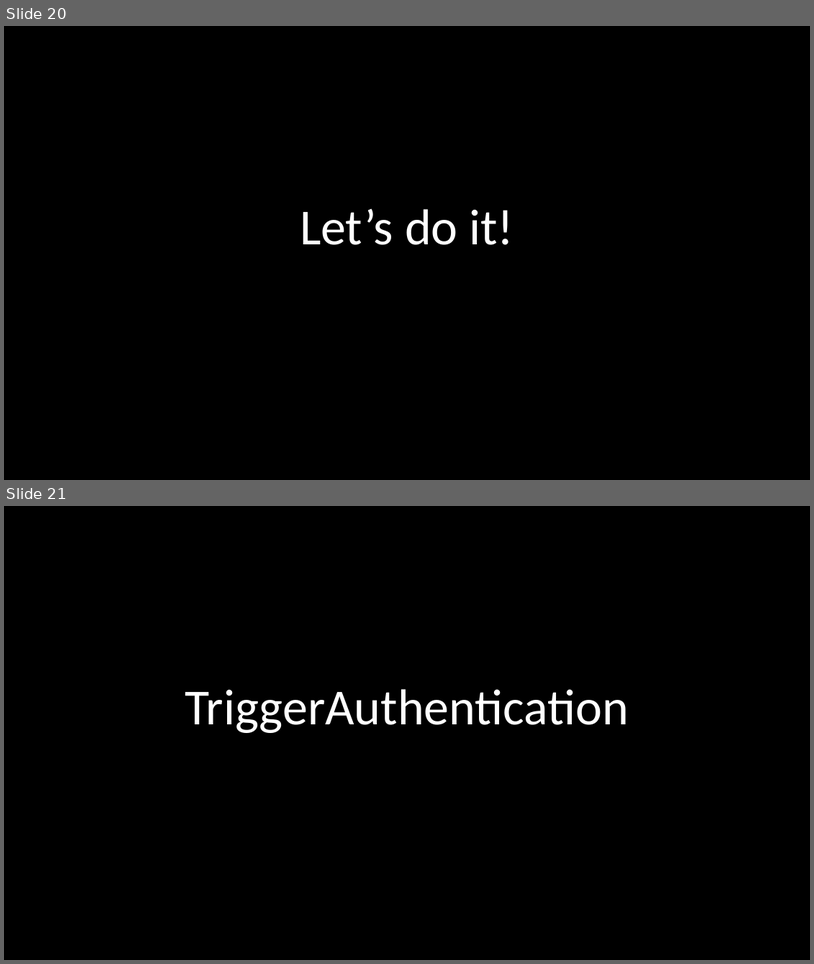
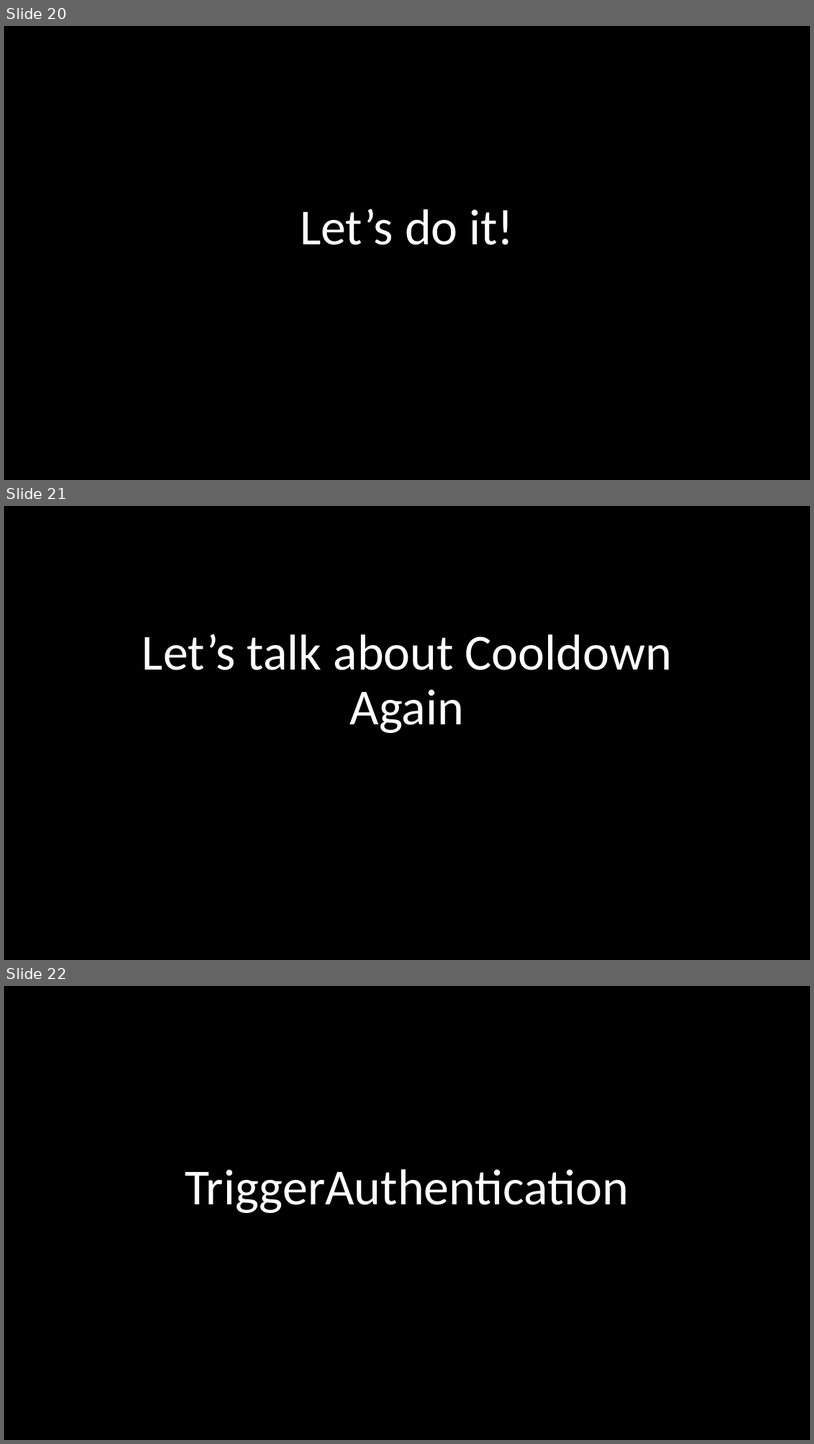
Before and after one commit to eashi/keda-workshop, a slide deck: preso.pptx. Shown one above the other, each under a label of ours: slides 20 and 21 before the commit, slides 20, 21 and 22 after it. The pictures are 814x964 and 814x1444 pixels, drawn with LibreOffice and Linux fonts; fonts in the diff are those of the drawing. Boxes give left, top, right and bottom in pixels: in the first picture for what was removed or moved away, otherwise in the second. Text is boxed around its words. In the diff, an @@ line names an element or a change of style, - is before the commit and + after.

```diff
--- a/preso.pptx
+++ b/preso.pptx
@@ slide 21 added at <box>4,506,810,960</box>, background #000000 @@
@@ title added at <box>142,633,672,733</box>, 60 pt, text #FFFFFF @@
+Let’s talk about Cooldown Again
@@ what was slide 21 is now slide 22 @@
```
Also in this commit, not shown: 1 slide changed.
